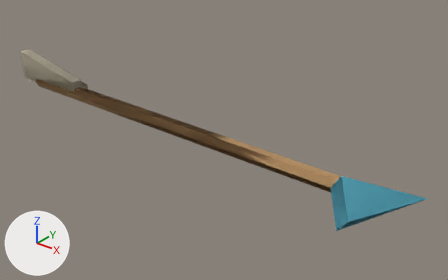
The glTF model client/public/assets/models/arrows/stacks/MithrilArrowStack2.glb as it was, and as the next commit left it.
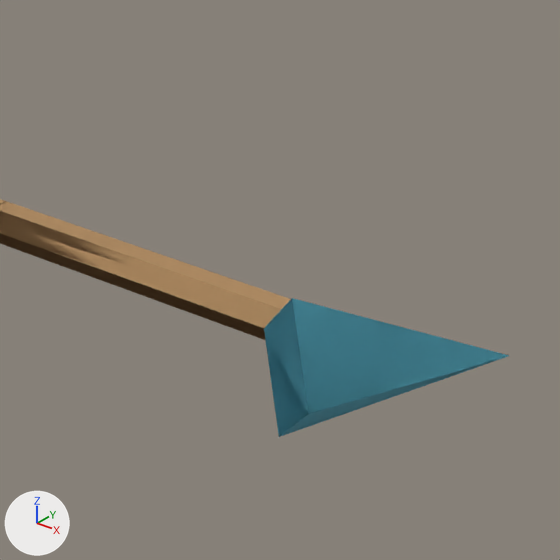
Old and new are each drawn whole from a 50 mm lens placed at (0.823, -0.838, 0.53), pointed at (0.119, 0.042, -0.016) and again close up on the part from 50% to 100% of the width and 21% to 100% of the height. The lights are fixed; the arrows at lower left show +X, +Y and +Z. The last two pictures show the newer version. Where no turn or scale is listed for an object, it has been applied to the vertices.

The first close-up shows 'MithrilArrow_1_head', 'MithrilArrow_1_shaft', 'MithrilArrow_2_head', 'MithrilArrow_2_shaft'.
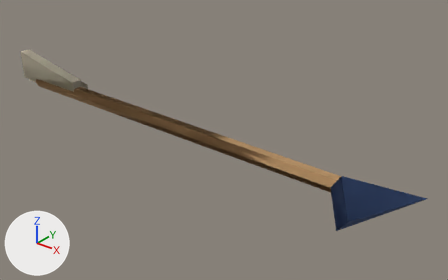
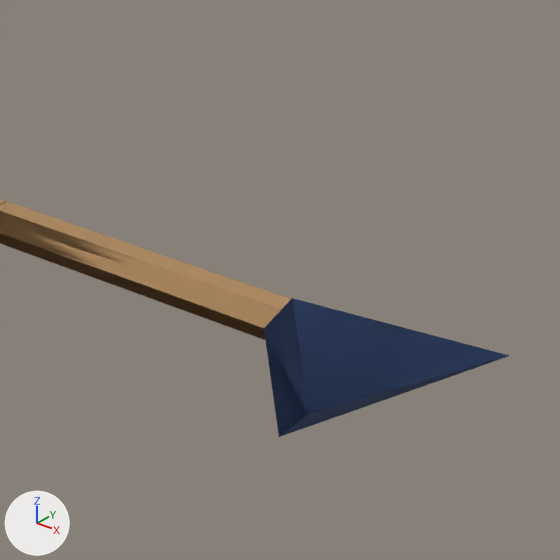
Pixel boxes [x1, y1, x2, y2] of what changed, in the close-ups (560 x 560 px):
'MithrilArrow_1_head', recoloured (cyan to blue)
    both: [264, 298, 509, 412]
'MithrilArrow_2_head', recoloured
    both: [265, 299, 508, 413]

The change, as a diff of the scene's bpy script:
```diff
--- a/client/public/assets/models/arrows/stacks/MithrilArrowStack2.glb.py
+++ b/client/public/assets/models/arrows/stacks/MithrilArrowStack2.glb.py
@@ mat_mithril_arrow_tip @@
 mat_mithril_arrow_tip = principled_material('Mithril_arrow_tip')
-mat_mithril_arrow_tip.base_color = (0.1, 0.46, 0.6)  # cyan #59b5cb
+mat_mithril_arrow_tip.base_color = (0.0348, 0.0747, 0.205)  # blue #344d7d
 mat_mithril_arrow_tip.roughness = 0.72
```
